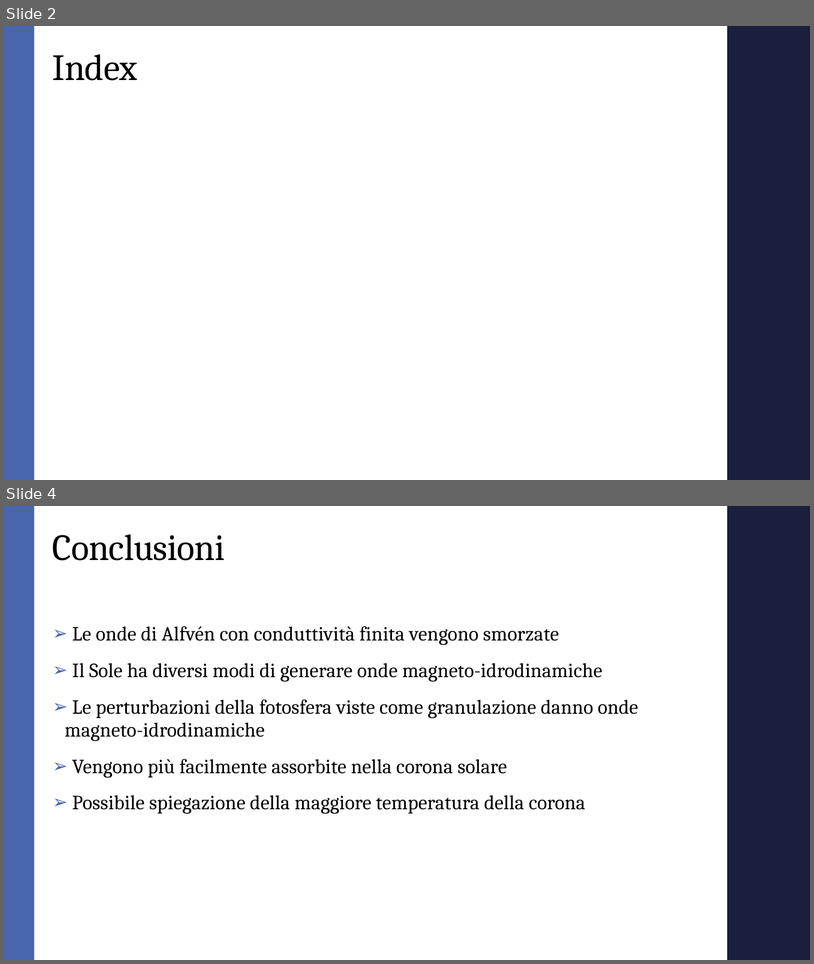
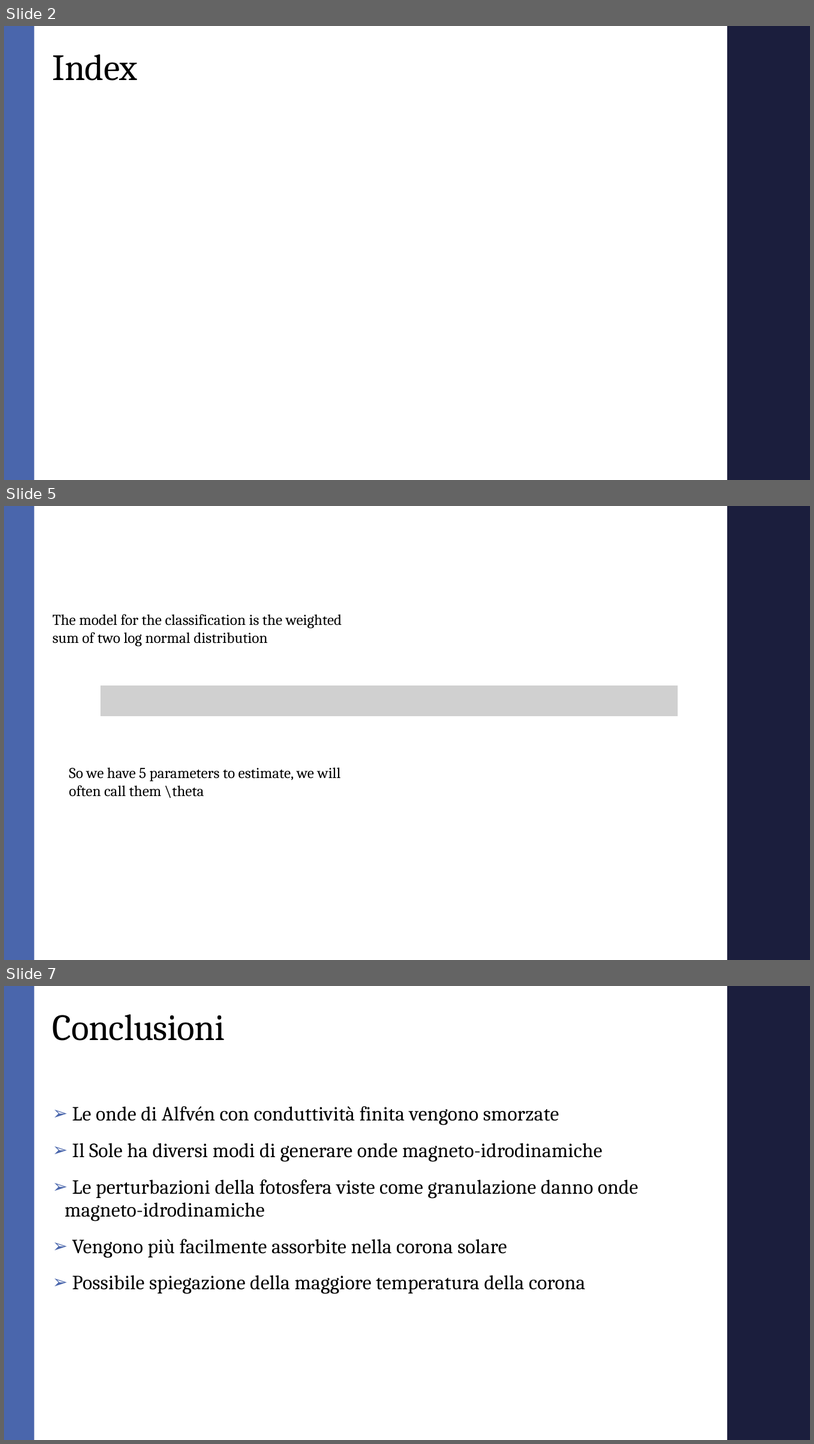
Before and after one commit to AndreaMarcone01/Bayesian_exam, a slide deck: Seminar.pptx. Shown one above the other, each under a label of ours: slides 2 and 4 before the commit, slides 2, 5 and 7 after it; the slides between them are not shown. The pictures are 814x964 and 814x1444 pixels, drawn with LibreOffice and Linux fonts; fonts in the diff are those of the drawing; grey boxes stand for pictures; background and template pictures are left out. Boxes give left, top, right and bottom in pixels: in the first picture for what was removed or moved away, otherwise in the second. Text is boxed around its words. In the diff, an @@ line names an element or a change of style, - is before the commit and + after.

```diff
--- a/Seminar.pptx
+++ b/Seminar.pptx
@@ slide 5 added at (4, 506, 810, 960), background #FFFFFF; not listed: 2 template elements that a slide beside it also shows @@
@@ text added at (53, 614, 342, 646), 18 pt, text #000000 @@
+The model for the classification is the weighted sum of two log normal distribution
@@ picture added at (101, 685, 678, 716) @@
@@ text added at (69, 767, 341, 798), 18 pt, text #000000 @@
+So we have 5 parameters to estimate, we will often call them \theta
@@ what was slide 4 is now slide 7 @@
```
Also in this commit, not shown: 2 other slides added, 2 other files.
